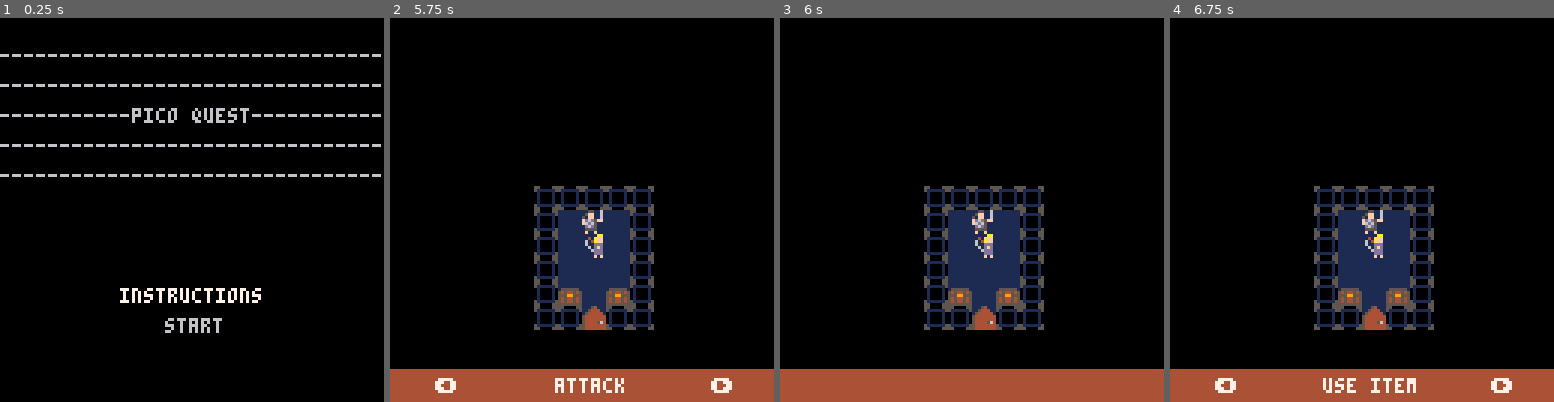
Above: before the commit, frames 1-4 (left to right).
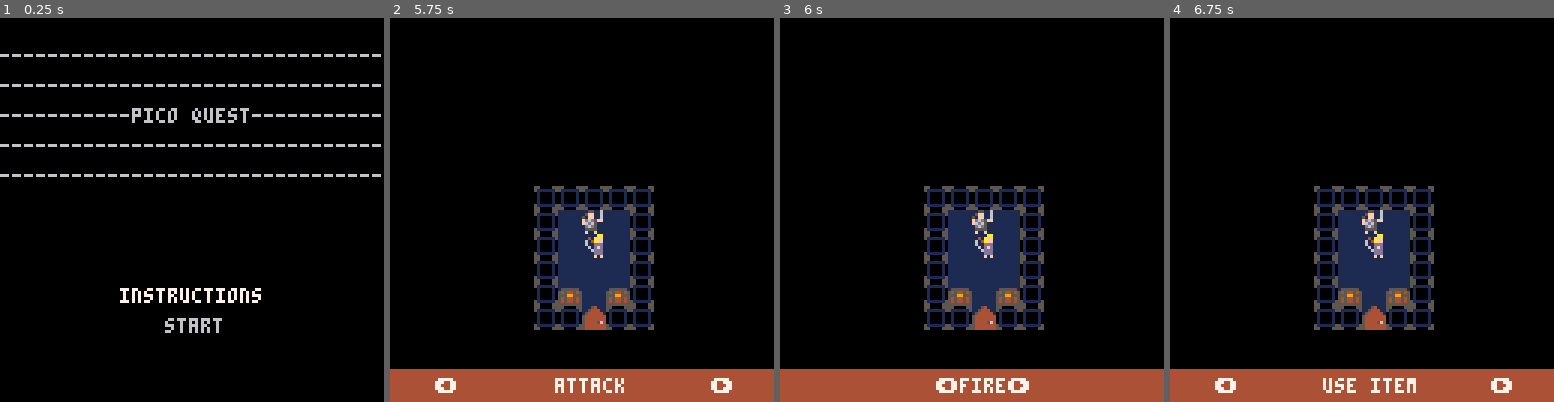
Above: after the commit, the same moments.

Repository: rad-corps/HQuest
Game: PICO-8 cartridge hq.p8
Same seed, same stepped clock (60 frames per second), same inputs: the game is played once before the commit and once after it.
Inputs:
- Up to frame 1 (0.25 s): no input
- Up to frame 2 (5.75 s): tap O (Z key) at 0.33, 1.07, 2.22, 3.72, 5.22 s; tap Down at 0.7 s; tap X (X key) at 1.43, 2.07, 2.82, 3.57, 4.32, 5.07 s; hold Up 1.97-2.63 s; hold Right 2.68-3.02 s; hold Down 3.07-3.73 s; hold Left 3.78-4.12 s; hold Up 4.17-4.5 s; hold Left 4.55-5.05 s; hold Right from 5.1 s (still down)
- Up to frame 3 (6 s): tap X (X key) at 5.82 s; release Right at 5.93 s; hold Up from 5.98 s (still down)
- Up to frame 4 (6.75 s): tap X (X key) at 6.57 s; release Up at 6.65 s; hold Right from 6.7 s (still down); tap O (Z key) at 6.72 s

Frames 1-2 are identical in both runs. In frame 3, 0.5% of the frame differs, in the area x 40-65%, y 93-98%; in frame 4, nothing differs.

Commit message:
heal spell working

Diff:
--- a/hq.p8
+++ b/hq.p8
@@ -126,11 +126,11 @@
 	add(enemy_type, {"gargoyle",6,4,5,3,4,23})
 
 	--string, type, magic cost
-	spell_type = {}
-	add(spell_type, {"heal",1,2,})
-	add(spell_type, {"fire",2,2,})
-	add(spell_type, {"sleep",3,1,})
-	add(spell_type, {"protect",4,2,})
+	spell_list = {}
+	add(spell_list, {"heal",1,2,})
+	add(spell_list, {"fire",2,2,})
+	add(spell_list, {"sleep",3,1,})
+	add(spell_list, {"protect",4,2,})
 
 	wallid = 32
 	actor_index=1
@@ -389,9 +389,19 @@
 			if p.state == "move" then
 				print("       moves left " .. p.ml, 10, 120, 7)
 			elseif p.state == "move_or_action" then
-					print("\x8b" .. move_or_action_menu[p.menu_selection] .. "\x91", 15, 120, 7)
+				print("\x8b" .. move_or_action_menu[p.menu_selection] .. "\x91", 15, 120, 7)
+			elseif p.state == "spell_select" then
+				local spell_name = "\x8b" .. spell_list[p.spell_selection][1] .. "\x91"
+				print(spell_name,  64 - #spell_name * 2, 120, 7)
 			elseif p.state == "attack_menu" then
 				print(" \x8bselect enemy\x91   attack\x97", 5, 120, 7)
+				--get cell to hilight
+				local en = p.adjacent_enemies[p.attack_selection]
+				restore_camera()
+				rect(en.x * 8, en.y * 8, en.x * 8 + 7, en.y * 8 + 7, animator)
+			elseif p.state == "spell_menu" then
+				--todo say spell name
+				print(" \x8bcast spell on\x91   cast\x97", 5, 120, 7)
 				--get cell to hilight
 				local en = p.adjacent_enemies[p.attack_selection]
 				restore_camera()
@@ -601,6 +611,10 @@
 		self:do_attack_menu()
 	elseif self.state == "give_menu" then
 		self:do_give_menu()
+	elseif self.state == "spell_select" then
+		self:do_spell_select()
+	elseif self.state == "spell_menu" then
+		self:do_spell_menu()
 	end
 end
 
@@ -634,6 +648,7 @@
 function player:draw()
 	if self.index == 2 then
 		pal(5, 13, 0)
+		pal(13, 5, 0)
 	end
 
 	--centre camera
@@ -792,6 +807,18 @@
 	local mate_index = 2
 	if (self.index == 2) mate_index = 1
 	return actors[mate_index]
+end
+
+function player:do_spell_select()
+	if (btnp(0)) self.spell_selection = max(1, self.spell_selection - 1)
+	if (btnp(1)) self.spell_selection = min(#spell_list, self.spell_selection + 1)
+	if (btnp(5)) then
+		--todo this stuff needs to happen after selecting a spell
+		self.adjacent_enemies = self:get_actors_in_room()
+		self.state = "spell_menu"
+		printh("self.adjacent_enemies size " .. #self.adjacent_enemies)
+		self.attack_selection = 1
+	end
 end
 
 function player:do_move_or_action_menu()
@@ -819,13 +846,8 @@
 		elseif self.menu_selection == 3 then --cast spell
 			printh("cast spell selected")
 			if self.action_used == false then
-
 				self.state = "spell_select"
-
-				-- --todo this stuff needs to happen after selecting a spell
-				-- self.adjacent_enemies = self:get_actors_in_room()
-				-- self.state = "spell_menu"
-				-- self.attack_selection = 1
+				self.spell_selection = 1
 			else
 				gui.add_message("action already performed")
 			end
@@ -847,7 +869,7 @@
 	end
 end
 
-function player:do_attack_menu()
+function player:update_attack_selection()
 	if (btnp(0)) then --left arrow (change selected enemy to attack)
 		self.attack_selection -= 1
 		if self.attack_selection == 0 then
@@ -862,7 +884,13 @@
 		self.adjacent_enemies = nil
 		self.attack_selection = nil
 		self.state = "move_or_action"
-	elseif (btnp(5)) then --x attack enemy
+	end
+end
+
+function player:do_attack_menu()
+	self:update_attack_selection()
+
+	if (btnp(5)) then --x attack enemy
 		self:attack_enemy()
 		self.action_used = true
 		if self.dice_rolled == true then
@@ -870,6 +898,34 @@
 			self.ml = 0
 			self.move_used = true
 		end
+		self.state = "move_or_action"
+	end
+end
+
+function player:do_spell_menu()
+	self:update_attack_selection()
+
+	if (btnp(5)) then --x use spell
+		local spell_receiver = self.adjacent_enemies[self.attack_selection]
+		local spell = spell_list[self.spell_selection]
+
+		--what spell are we using
+		printh("using spell: " .. spell[1] .. " on " .. spell_receiver.name)
+
+		if spell[1] == "heal" then --heal
+			local old_bp = spell_receiver.bp
+			spell_receiver.bp = min(spell_receiver.bp + 2, spell_receiver.max_bp)
+			gui.add_message("heal cast on " .. spell_receiver.name)
+			gui.add_message(spell_receiver.bp - old_bp .. " body recovered")
+
+		elseif spell[1] == "fire" then --fire
+
+		elseif spell[1] == "sleep" then --sleep
+
+		elseif spell[1] == "protection" then --protection
+
+		end
+
 		self.state = "move_or_action"
 	end
 end
@@ -959,6 +1015,7 @@
 	self.ap = ed[3]
 	self.dp = ed[4]
 	self.bp = ed[5]
+	self.max_bp = self.bp
 	self.mp = ed[6]
 	self.sprite = ed[7]
 end
